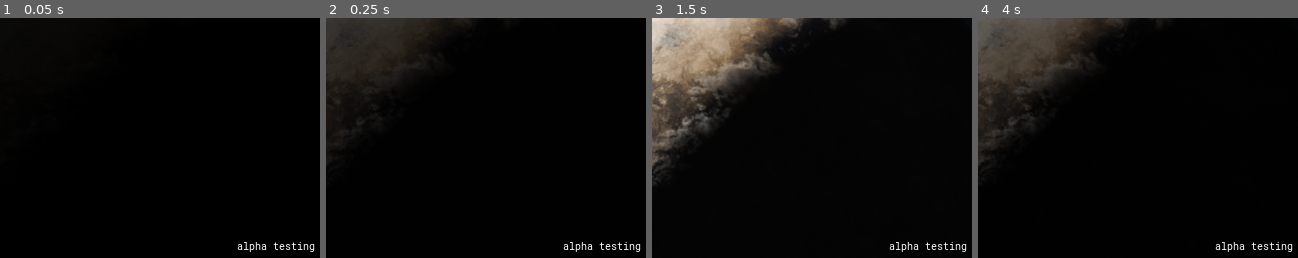
Above: before the commit, frames 1-4 (left to right).
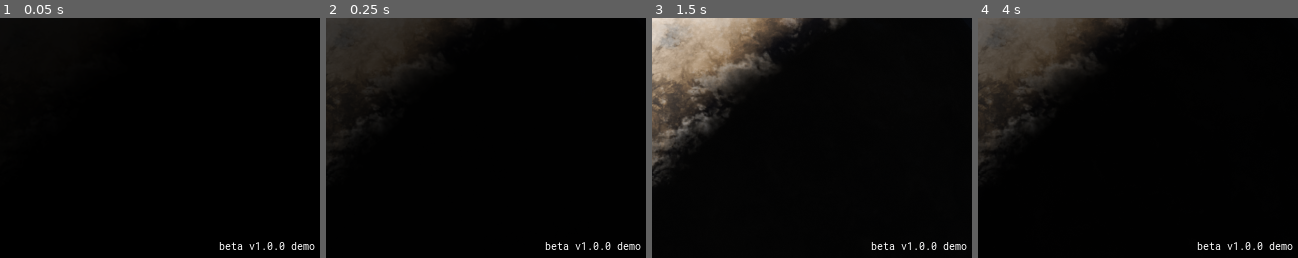
Above: after the commit, the same moments.

Repository: supereason333/exo-conquest
Game: Godot game, scene res://menu/main_menus/title_screen.tscn
The game is run twice, just before and just after one commit, with the same random seed, the same clock (stepped at 60 frames per second) and the same inputs. The engine's default icon, where the game draws it, is replaced by a stand-in: a white triangle on a blue panel in a dark square. Sound files missing from this copy of the repository are replaced by a short silence.
Inputs (mouse positions are % of the whole screen's width and height, from its top left):
- Up to frame 1 (0.05 s): no input
- Up to frame 2 (0.25 s): no input
- Up to frame 3 (1.5 s): tap Enter at 0.5 s; move the mouse to (72, 45) at 0.52 s; hold S (cam_down) 0.53-1.25 s; click (72, 45) at 0.67 s; tap Space at 1.25 s; drag from (30, 55) to (45, 70) at 1.27 s
- Up to frame 4 (4 s): click "Host game" at 2 s; click (16, 33) at 2.77 s; type "12" at 2.85 s; click (84, 11) at 3 s; type "Alex" at 3.08 s; click "Back" at 3.5 s
The pictures show only the part of the screen within x 50-100%, y 50-100%; the shares and areas given below are measured in that part.

The runs differ from the first frame. In frame 1, 0.5% of the frame differs, in the area x 68-99%, y 93-98%; in frame 2, 0.5%; in frame 3, 0.5%; in frame 4, 0.5%.

Commit message:
Changed verson label

Diff:
--- a/menu/main_menus/title_screen.tscn
+++ b/menu/main_menus/title_screen.tscn
@@ -105,7 +105,7 @@
 [node name="Label" type="Label" parent="MarginContainer"]
 layout_mode = 2
 theme_override_font_sizes/font_size = 10
-text = "alpha testing"
+text = "beta v1.0.0 demo"
 
 [node name="AnimationPlayer" type="AnimationPlayer" parent="."]
 
